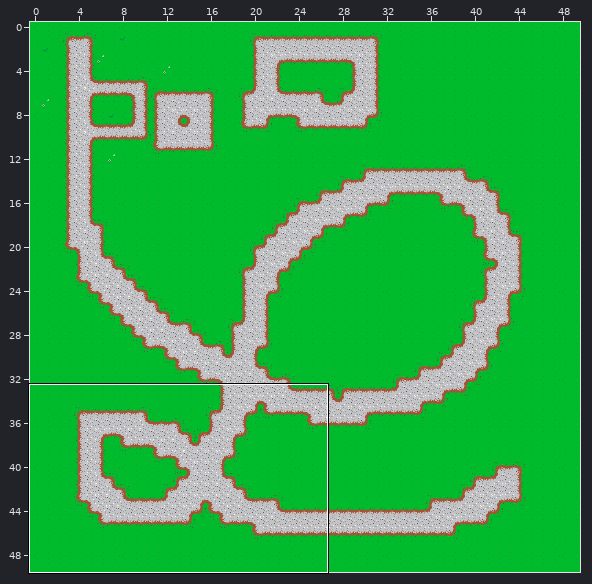
An edit to a level. Tiled map, ressources/map2.tmx. The first picture is a wide view before the edit; the outline marks the close-up.
Close-up. Before the edit:
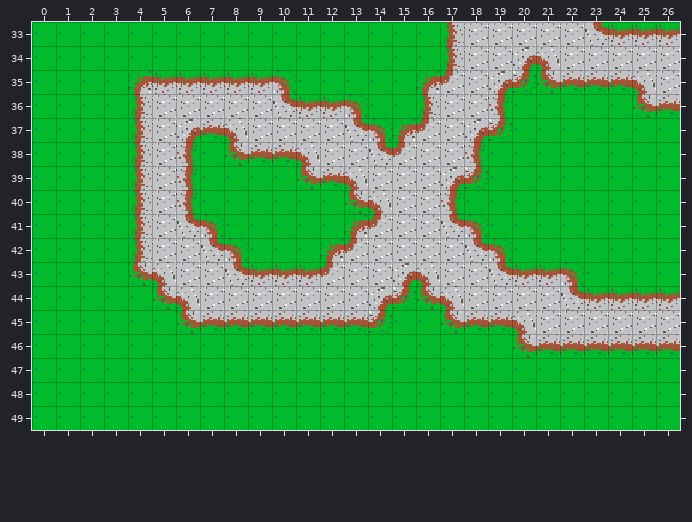
Cells are 16x16 px. Shown: x 0..26, y 33..49. The commit also changed other parts of the map, which this record leaves out.
After:
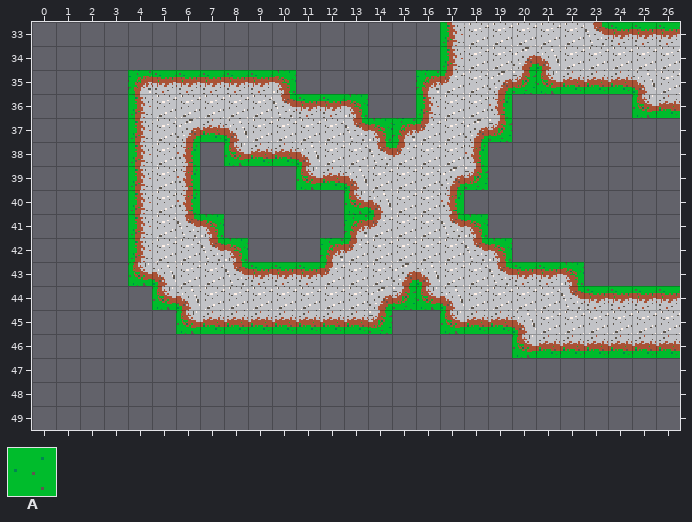
Key: from "map2tileset": A 50.
_ is an empty cell, . an unchanged one.
Edits made:
--- layer "background"
@@ x 0..26 @@
-33 AAAAAAAAAAAAAAAAA..........
-34 AAAAAAAAAAAAAAAAA..........
-35 AAAA.......AAAAA...........
-36 AAAA..........AA....AAAAA..
-37 AAAA................AAAAAAA
-38 AAAA...A...........AAAAAAAA
-39 AAAA...AAAA........AAAAAAAA
-40 AAAA...AAAAAA.....AAAAAAAAA
-41 AAAA....AAAAA......AAAAAAAA
-42 AAAA.....AAA........AAAAAAA
-43 AAAA...................AAAA
-44 AAAAA......................
-45 AAAAAA.........AA..........
-46 AAAAAAAAAAAAAAAAAAAA.......
-47 AAAAAAAAAAAAAAAAAAAAAAAAAAA
-48 AAAAAAAAAAAAAAAAAAAAAAAAAAA
-49 AAAAAAAAAAAAAAAAAAAAAAAAAAA
+33 _________________..........
+34 _________________..........
+35 ____......._____...........
+36 ____..........__...._____..
+37 ____................_______
+38 ____..._...........________
+39 ____...____........________
+40 ____...______....._________
+41 ____...._____......________
+42 ____.....___........_______
+43 ____...................____
+44 _____......................
+45 ______.........__..........
+46 ____________________.......
+47 ___________________________
+48 ___________________________
+49 ___________________________
